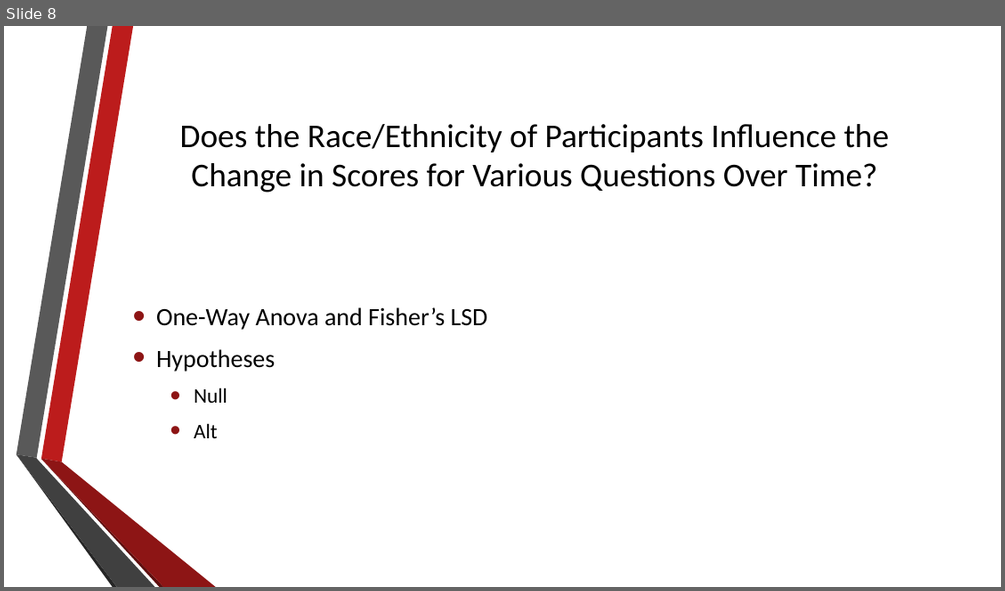
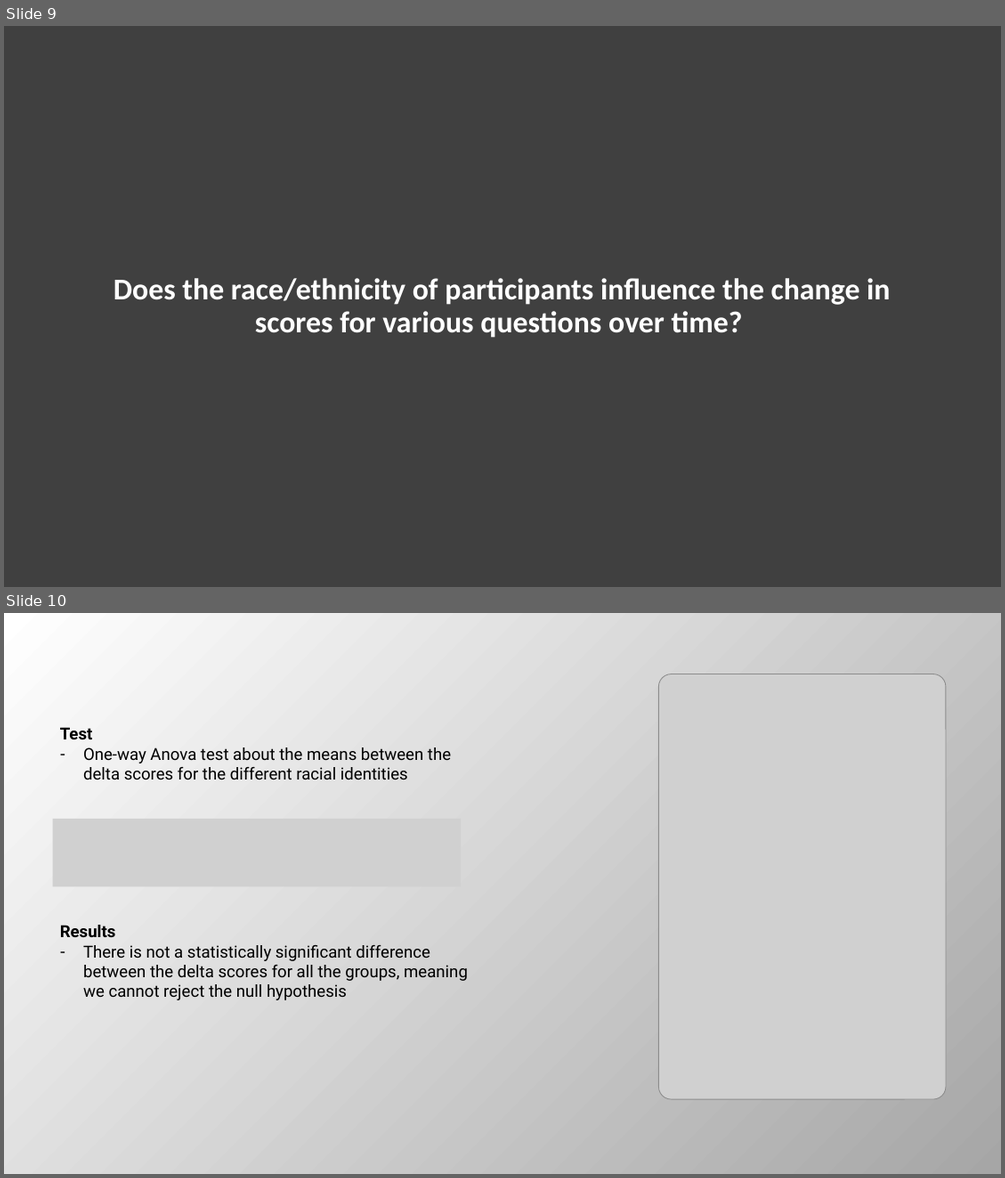
Before and after one commit to josh97ellis/omaha-girls-rock-analysis, a slide deck: deliverables/milestone_2/Final Presentation.pptx. Shown one above the other, each under a label of ours: slide 8 before the commit, slides 9 and 10 after it. The pictures are 1005x591 and 1005x1178 pixels, drawn with LibreOffice and Linux fonts; fonts in the diff are those of the drawing; grey boxes stand for pictures; background and template pictures are left out. Boxes give left, top, right and bottom in pixels: in the first picture for what was removed or moved away, otherwise in the second. Text is boxed around its words. In the diff, an @@ line names an element or a change of style, - is before the commit and + after.

Commit message:
Finalized Statistical Tests

```diff
--- a/deliverables/milestone_2/Final Presentation.pptx
+++ b/deliverables/milestone_2/Final Presentation.pptx
@@ slide 10 added at [4,613,1001,1174], background gradient #FFFFFF to #A6A6A6 @@
@@ picture added at [659,674,947,1100] @@
@@ text added at [60,727,451,780], 16 pt, text #000000 @@
+Test
+– One-way Anova test about the means between the delta scores for the different racial identities
@@ picture added at [53,819,461,887] @@
@@ text added at [60,925,468,1000], 16 pt, text #000000 @@
+Results
+– There is not a statistically significant difference between the delta scores for all the groups, meaning we cannot reject the null hypothesis
@@ what was slide 8 is now slide 9 @@
@@ slide 9 changed as well @@
@@ background picture (left out) to #404040 @@
@@ title at [113,278,890,338]: text changed; size 32 to 29 pt; text colour #000000 to #FFFFFF; bold on @@
-Does the Race/Ethnicity of Participants Influence the Change in Scores for Various Questions Over Time?
+Does the race/ethnicity of participants influence the change in scores for various questions over time?
@@ text removed at [156,307,488,438] @@
-• One-Way Anova and Fisher’s LSD
-• Hypotheses
-  • Null
-  • Alt
@@ group removed at [16,26,216,587]: 6 freeform shapes @@
```
Also in this commit, not shown: 5 other slides changed, 6 other slides added, 3 slides removed, 2 other files.
